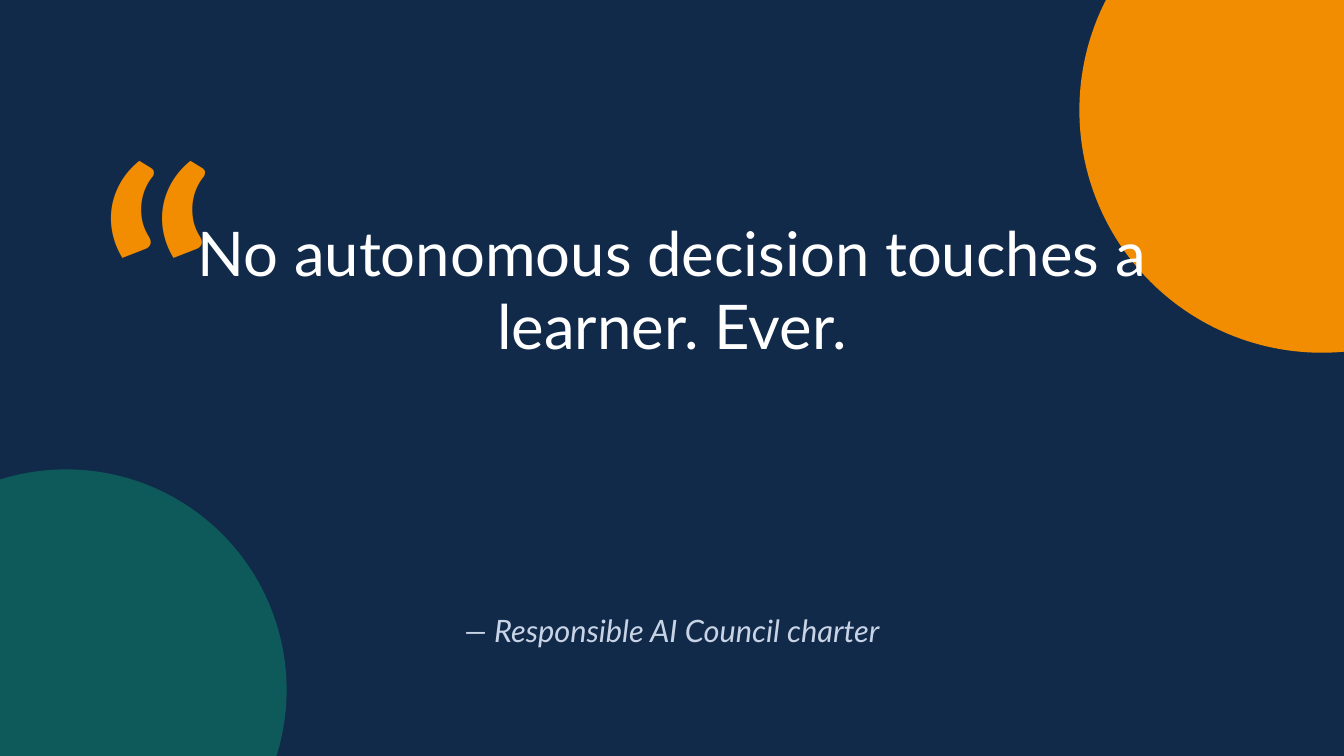
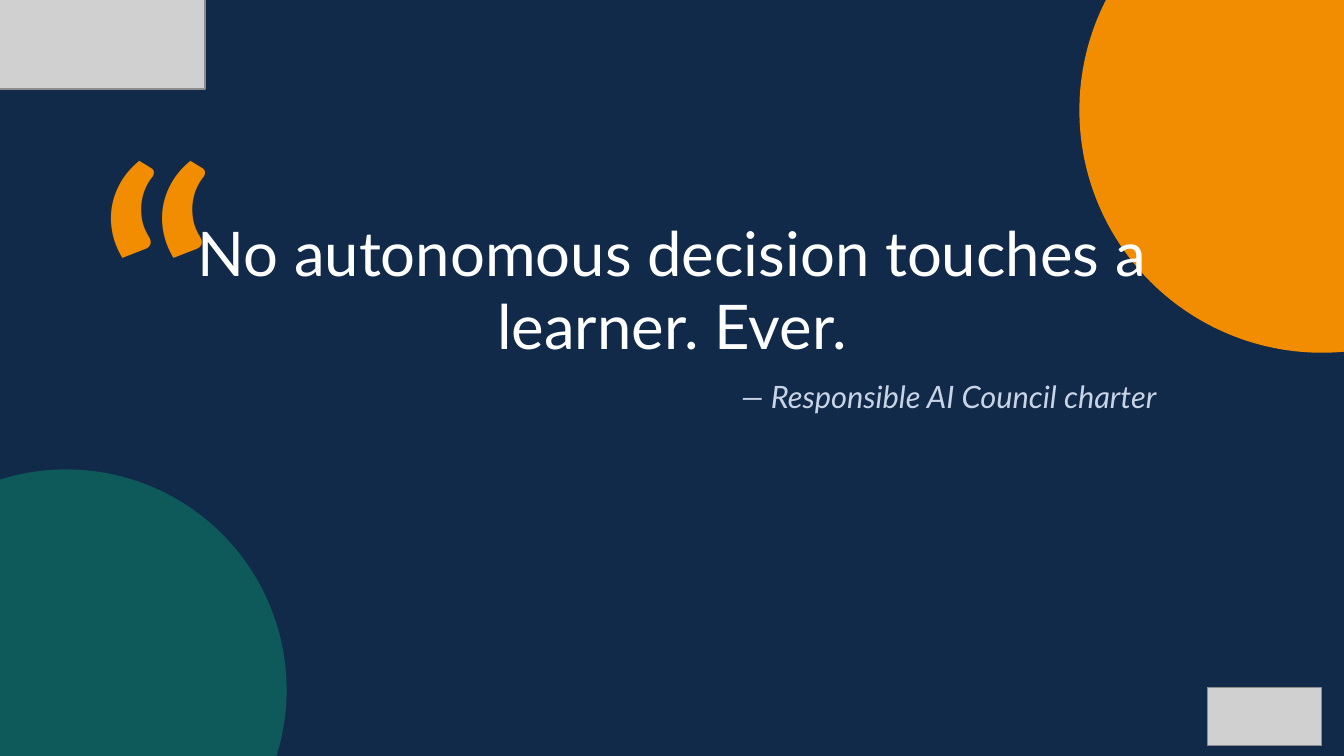
Before and after one commit to EtienneSIG/AMA_Project, a slide deck: slide 11 of Restitution01/build/LearnEU-CXO-Restitution.pptx (slide 10 before the commit). Drawn at 1344x756 pixels with LibreOffice and Linux fonts; fonts in the diff are those of the drawing; grey boxes stand for pictures; background and template pictures are left out. Boxes give left, top, right and bottom in pixels: in the first picture for what was removed or moved away, otherwise in the second. Text is boxed around its words. In the diff, an @@ line names an element or a change of style, - is before the commit and + after.

```diff
--- a/Restitution01/build/LearnEU-CXO-Restitution.pptx
+++ b/Restitution01/build/LearnEU-CXO-Restitution.pptx
@@ picture added at (0,0,206,90) @@
@@ text "— Responsible AI Council charter": place and size @@
-text "— Responsible AI Council charter" at (494,619,879,648)
+text "— Responsible AI Council charter" at (771,385,1156,414)
@@ picture added at (1208,689,1322,746) @@
```
Also in this commit, not shown: 21 other slides changed, 3 slides added, 46 other files.
